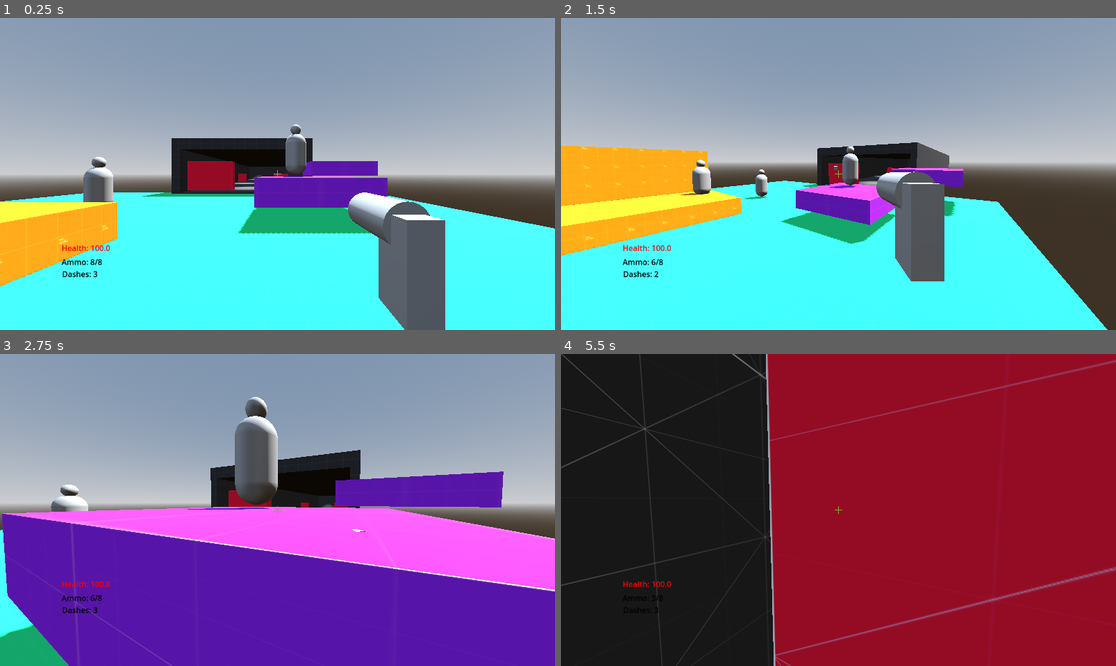
Above: before the commit, frames 1-4 (two rows, left to right).
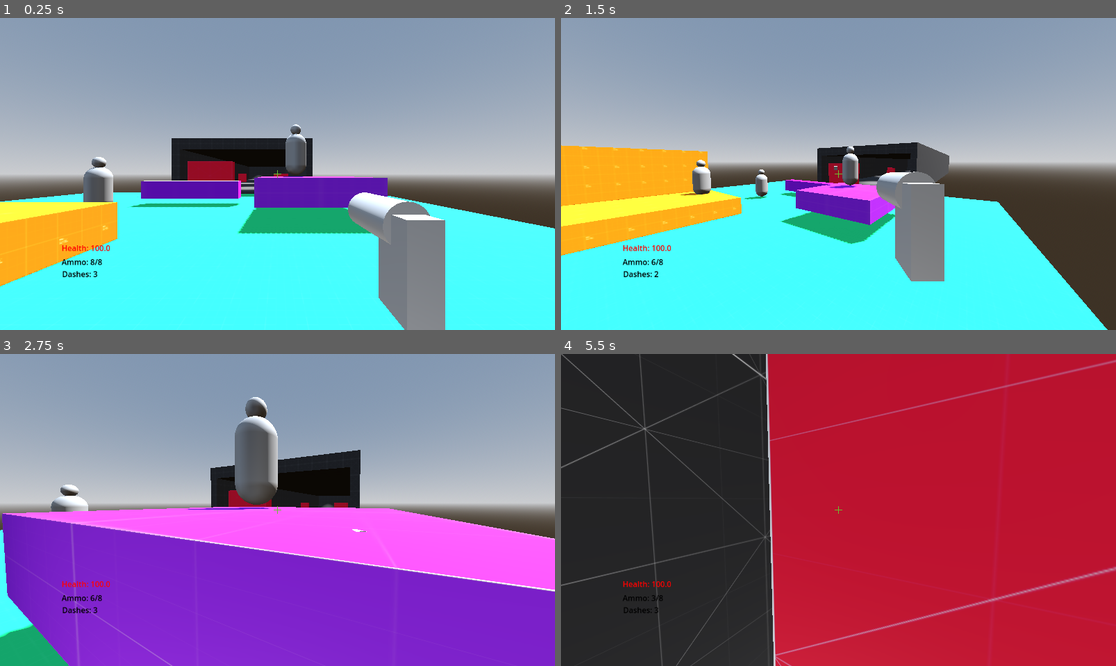
Above: after the commit, the same moments.

Repository: R1fty0/RetroShooter
Game: Godot game, scene res://scenes/environments/main.tscn
The game is run twice, just before and just after one commit, with the same random seed, the same clock (stepped at 60 frames per second) and the same inputs.
Inputs (mouse positions are in pixels of both pictures, inside the frame that each line leads up to):
- Up to frame 1 (0.25 s): no input
- Up to frame 2 (1.5 s): tap Enter (ui_accept) at 0.5 s; move the mouse to (960, 158) at 0.52 s; hold D (right) 0.53-1.28 s; hold Q (dash) 0.53-1.28 s; click (960, 158) at 0.67 s; tap Space (jump) at 0.77 s; move the mouse to (810, 174) at 1.27 s; hold W (forward) from 1.28 s (still down); click (810, 174) at 1.35 s
- Up to frame 3 (2.75 s): keep holding W (forward); tap Space (jump) at 1.52 s; move the mouse to (288, 503) at 2.02 s; hold Q (dash) from 2.03 s (still down)
- Up to frame 4 (5.5 s): keep holding W (forward); move the mouse to (832, 516) at 2.77 s; release Q (dash) at 2.78 s; click (832, 516) at 2.85 s; tap Space (jump) at 3.02, 3.77, 4.52 s; move the mouse to (877, 513) at 3.52 s; hold Q (dash) 3.53-4.28 s; move the mouse to (794, 506) at 4.27 s; click (794, 506) at 4.35 s; move the mouse to (844, 510) at 5.02 s; hold Q (dash) from 5.03 s (still down); click (844, 510) at 5.17 s

The runs differ from the first frame. In frame 1, 5.8% of the frame differs, in the area x 23-81%, y 45-100%; in frame 2, 3.6%; in frame 3, 36%; in frame 4, 63%, in the area x 0-100%, y 0-100%.

Commit message:
feat: cel shader

Diff:
--- a/project.godot
+++ b/project.godot
@@ -27,7 +27,8 @@
 "res://common/": "purple",
 "res://data/": "pink",
 "res://scenes/": "yellow",
-"res://scripts/": "green"
+"res://scripts/": "green",
+"res://shaders/": "gray"
 }
 
 [global_group]
--- a/scenes/environments/main.tscn
+++ b/scenes/environments/main.tscn
@@ -14,6 +14,7 @@
 [ext_resource type="PackedScene" uid="uid://cr3bjsvyqo2uj" path="res://scenes/ui/health_bar/health_bar.tscn" id="10_7ervy"]
 [ext_resource type="Script" uid="uid://dgh4fb172joau" path="res://scenes/ui/health_bar/health_bar.gd" id="11_txg7v"]
 [ext_resource type="PackedScene" uid="uid://qb1hjy67bcgj" path="res://scenes/dummy_target/dummy_target.tscn" id="12_j3lci"]
+[ext_resource type="Shader" uid="uid://bjtscbkktgagi" path="res://shaders/cel_shading.gdshader" id="15_rr5ke"]
 
 [sub_resource type="ProceduralSkyMaterial" id="ProceduralSkyMaterial_sugp2"]
 sky_horizon_color = Color(0.662243, 0.671743, 0.686743, 1)
@@ -60,6 +61,39 @@
 [sub_resource type="LabelSettings" id="LabelSettings_5rc8b"]
 font_color = Color(1, 0, 0, 1)
 
+[sub_resource type="Gradient" id="Gradient_kuiqi"]
+offsets = PackedFloat32Array(0.492063, 0.555556)
+
+[sub_resource type="GradientTexture1D" id="GradientTexture1D_u5idm"]
+gradient = SubResource("Gradient_kuiqi")
+
+[sub_resource type="Gradient" id="Gradient_aiq5i"]
+offsets = PackedFloat32Array(0.68254, 0.825397)
+
+[sub_resource type="GradientTexture1D" id="GradientTexture1D_3o1ak"]
+gradient = SubResource("Gradient_aiq5i")
+
+[sub_resource type="ShaderMaterial" id="ShaderMaterial_rr5ke"]
+render_priority = 0
+shader = ExtResource("15_rr5ke")
+shader_parameter/albedo = Color(1, 1, 1, 1)
+shader_parameter/texture_albedo = ExtResource("4_rr5ke")
+shader_parameter/albedo_texture_size = Vector2i(0, 0)
+shader_parameter/point_size = 1.0
+shader_parameter/roughness = 1.0
+shader_parameter/metallic_texture_channel = Vector4(1, 0, 0, 0)
+shader_parameter/specular = 0.5
+shader_parameter/metallic = 0.0
+shader_parameter/uv1_scale = Vector3(1, 1, 1)
+shader_parameter/uv1_offset = Vector3(0, 0, 0)
+shader_parameter/uv2_scale = Vector3(1, 1, 1)
+shader_parameter/uv2_offset = Vector3(0, 0, 0)
+shader_parameter/color_gradient = SubResource("GradientTexture1D_u5idm")
+shader_parameter/frensel_gradient = SubResource("GradientTexture1D_3o1ak")
+
+[sub_resource type="BoxMesh" id="BoxMesh_kuiqi"]
+material = SubResource("ShaderMaterial_rr5ke")
+
 [node name="Main" type="Node3D"]
 
 [node name="Player" parent="." instance=ExtResource("1_5rc8b")]
@@ -69,6 +103,8 @@
 std_reload_time = 1.0
 tac_reload_time = 0.5
 
+[node name="OmniLight3D" type="OmniLight3D" parent="Player"]
+
 [node name="Environment" type="Node" parent="."]
 
 [node name="WorldEnvironment" type="WorldEnvironment" parent="Environment"]
@@ -100,12 +136,6 @@
 
 [node name="Platform4" type="CSGBox3D" parent="Environment/Platforms"]
 transform = Transform3D(1, 0, 0, 0, 1, 0, 0, 0, 1, 6.3387, 2.63901, 3.99799)
-material_override = SubResource("StandardMaterial3D_tipki")
-use_collision = true
-size = Vector3(4.46301, 1, 4.30469)
-
-[node name="Platform5" type="CSGBox3D" parent="Environment/Platforms"]
-transform = Transform3D(1, 0, 0, 0, 1, 0, 0, 0, 1, 9.3387, 2.63901, -15.5084)
 material_override = SubResource("StandardMaterial3D_tipki")
 use_collision = true
 size = Vector3(4.46301, 1, 4.30469)
@@ -244,6 +274,10 @@
 [node name="DummyTarget2" parent="Enemies" groups=["enemy"] instance=ExtResource("12_j3lci")]
 transform = Transform3D(1, 0, 0, 0, 1, 0, 0, 0, 1, -3.11434, 1.38339, -4.62079)
 
+[node name="CellShadingTestCube" type="MeshInstance3D" parent="."]
+transform = Transform3D(5.49066, 0, 0, 0, 1, 0, 0, 0, -0.941875, -0.0799391, 1.3731, -11.78)
+mesh = SubResource("BoxMesh_kuiqi")
+
 [editable path="Player"]
 [editable path="Player/Head/Gun"]
 [editable path="Player/Head/Gun/Barrel/ProjectileShootingComponent"]
--- /dev/null
+++ b/shaders/cel_shading.gdshader
@@ -0,0 +1,62 @@
+// NOTE: Shader automatically converted from Godot Engine 4.4.1.stable's StandardMaterial3D.
+
+shader_type spatial;
+// add diffuse_toon, specular_toon
+render_mode blend_mix, depth_draw_opaque, cull_back, diffuse_toon, specular_toon;
+
+uniform vec4 albedo : source_color;
+uniform sampler2D texture_albedo : source_color, filter_linear_mipmap, repeat_enable;
+uniform ivec2 albedo_texture_size;
+uniform float point_size : hint_range(0.1, 128.0, 0.1);
+
+uniform float roughness : hint_range(0.0, 1.0);
+uniform sampler2D texture_metallic : hint_default_white, filter_linear_mipmap, repeat_enable;
+uniform vec4 metallic_texture_channel;
+uniform sampler2D texture_roughness : hint_roughness_r, filter_linear_mipmap, repeat_enable;
+
+uniform float specular : hint_range(0.0, 1.0, 0.01);
+uniform float metallic : hint_range(0.0, 1.0, 0.01);
+
+uniform vec3 uv1_scale;
+uniform vec3 uv1_offset;
+uniform vec3 uv2_scale;
+uniform vec3 uv2_offset;
+
+uniform sampler2D color_gradient;
+uniform sampler2D frensel_gradient;
+
+
+float fresnel(float amount, vec3 normal, vec3 view)
+{
+	//4:33 - https://www.youtube.com/watch?v=io2y8RgF39A
+	return pow((1.0 - clamp(dot(normalize(normal), normalize(view)), 0.0, 1.0 )), amount);
+}
+
+void vertex() {
+	UV = UV * uv1_scale.xy + uv1_offset.xy;
+}
+
+void fragment() {
+	float basic_fresnel = fresnel(4.0, NORMAL, VIEW);
+	vec2 base_uv = UV;
+
+	vec4 albedo_tex = texture(texture_albedo, base_uv);
+	ALBEDO = albedo.rgb * albedo_tex.rgb + (basic_fresnel * texture(frensel_gradient, vec2(basic_fresnel, 0.0)).rgb * 1.0);
+
+	float metallic_tex = dot(texture(texture_metallic, base_uv), metallic_texture_channel);
+	METALLIC = metallic_tex * metallic;
+	SPECULAR = specular;
+
+	vec4 roughness_texture_channel = vec4(1.0, 0.0, 0.0, 0.0);
+	float roughness_tex = dot(texture(texture_roughness, base_uv), roughness_texture_channel);
+	ROUGHNESS = roughness_tex * roughness;
+}
+
+void light()
+{
+	float dotproduct = clamp(dot(NORMAL, LIGHT), -0.9, 0.9);
+	float sample = clamp((dotproduct + 1.0) * ATTENUATION / 2.1, 0.05, 0.95);
+	vec4 shaded = texture(color_gradient, vec2(sample, 0.0));
+	// Unclamp diffuse for HDR
+	DIFFUSE_LIGHT += clamp((shaded.rgb * LIGHT_COLOR), 0.0, 1.0);
+}
Not shown: 1 places in scenes/environments/main.tscn that only renumber resources
Not shown, added: shaders/cel_shading.gdshader.uid
